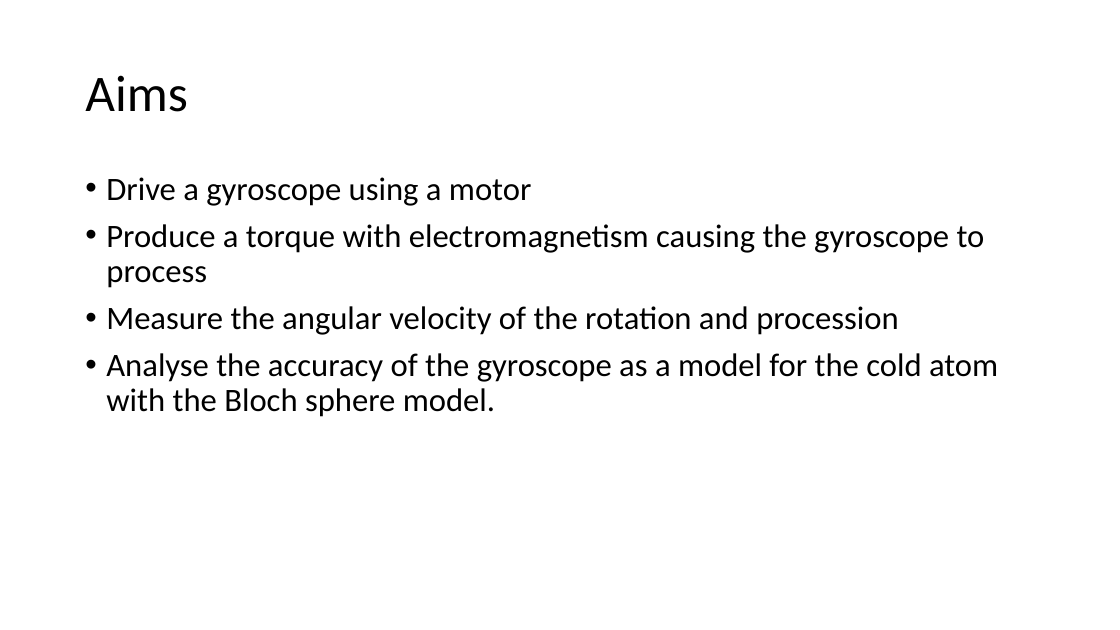
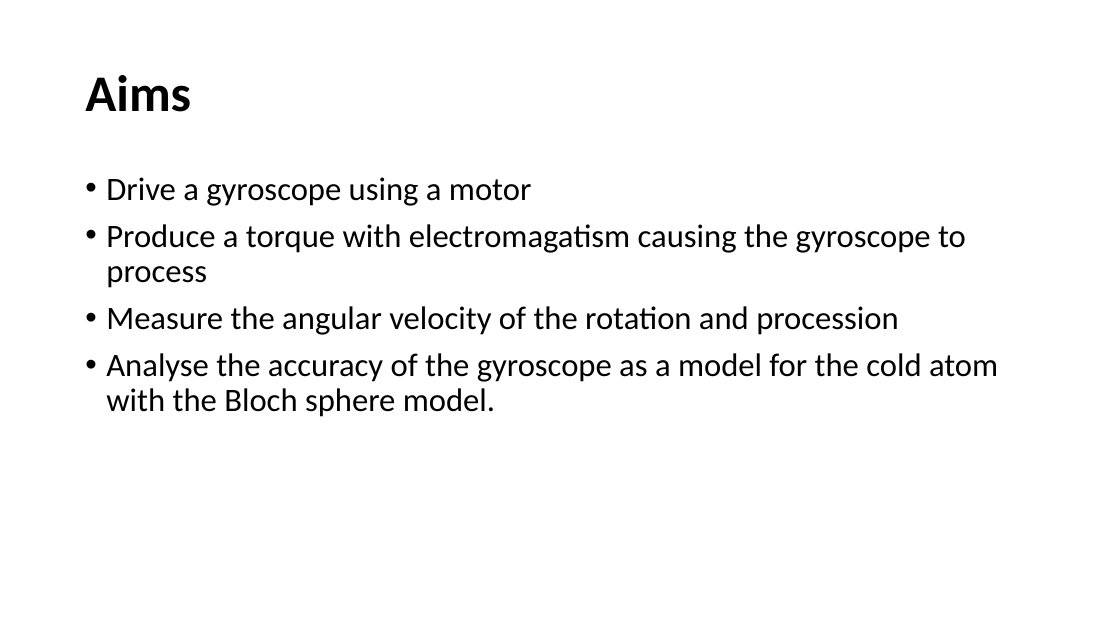
Before and after one commit to CharlotteElle/GyroProject, a slide deck: slide 2 of Project Presentation.pptx. Drawn at 1120x630 pixels with LibreOffice and Linux fonts; fonts in the diff are those of the drawing. Boxes give left, top, right and bottom in pixels: in the first picture for what was removed or moved away, otherwise in the second. Text is boxed around its words. In the diff, an @@ line names an element or a change of style, - is before the commit and + after.

```diff
--- a/Project Presentation.pptx
+++ b/Project Presentation.pptx
@@ title "Aims" at (85,75,191,112): bold on @@
@@ text at (106,224,966,288): text changed @@
-• Produce a torque with electromagnetism causing the gyroscope to process
+• Produce a torque with electromagatism causing the gyroscope to process
```
Also in this commit, not shown: 3 other slides changed, 1 slide added, 2 slides removed.
